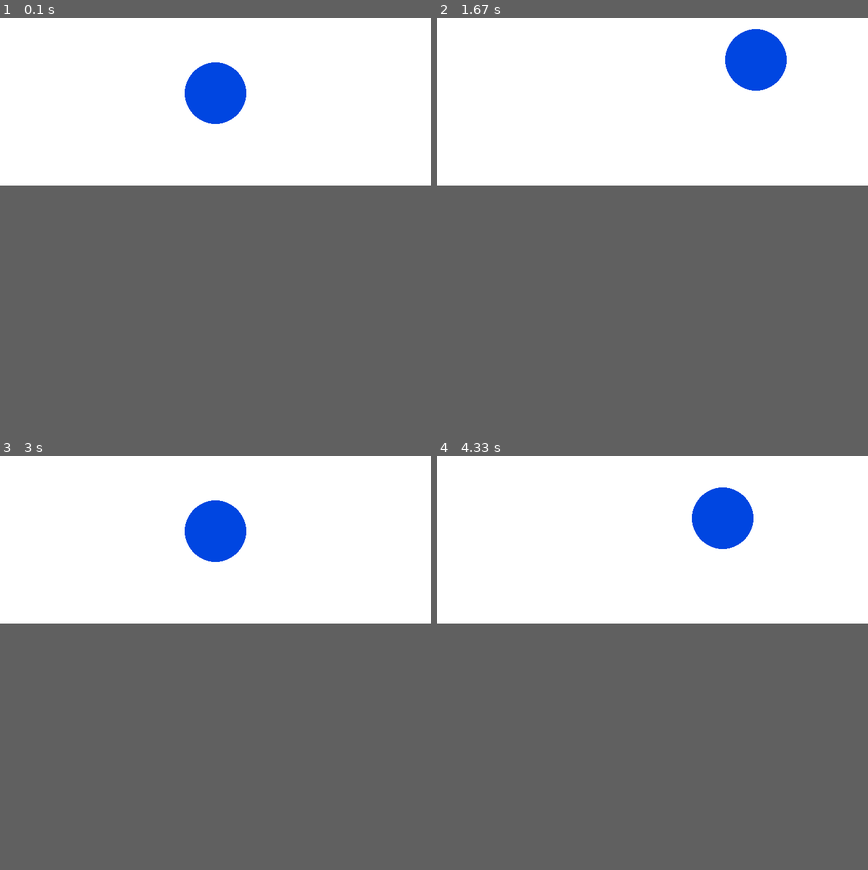
Above: before the commit, frames 1-4 (two rows, left to right).
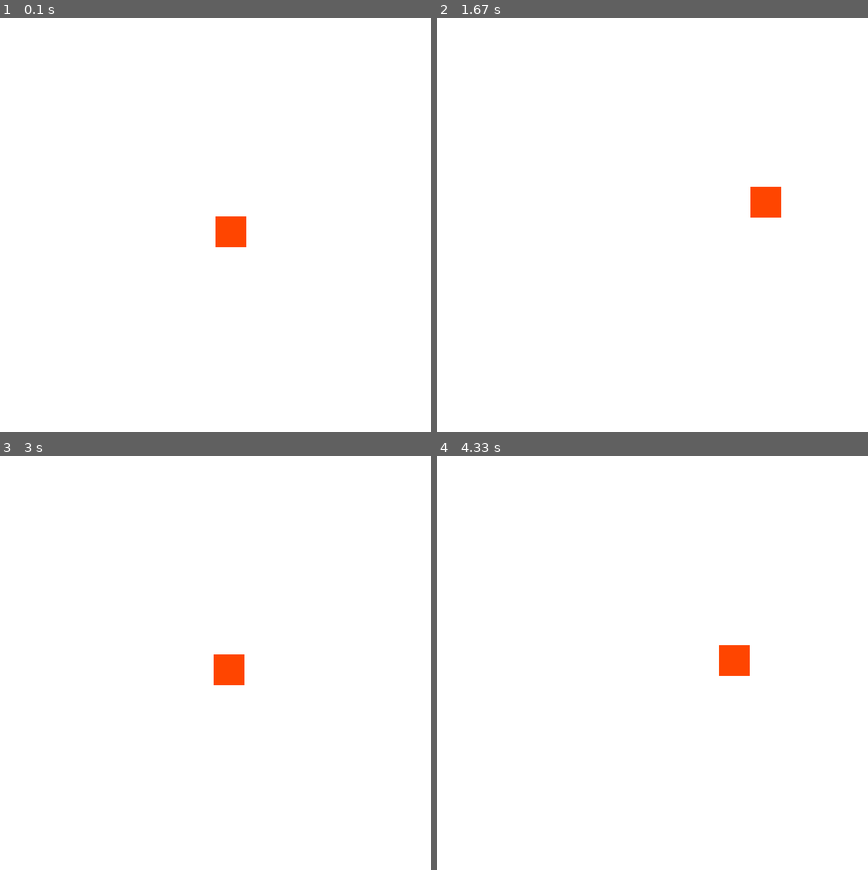
Above: after the commit, the same moments.

Repository: snooker84/test_2020
Game: pygame game, started from lab3/pygame_events.py
Same seed, same stepped clock (60 frames per second), same inputs: the game is played once before the commit and once after it.
Inputs:
- Up to frame 1 (0.1 s): no input
- Up to frame 2 (1.67 s): hold Right 0.33-0.8 s; hold Up 0.83-1.13 s; hold Right 1.17-1.63 s
- Up to frame 3 (3 s): hold Left 1.67-2.2 s; hold Down 2.23-2.53 s; hold Left 2.57-2.97 s
- Up to frame 4 (4.33 s): hold Up 3-3.37 s; hold Right 3.4-4.03 s; hold Down from 4.07 s (still down)
In our replay, the window is 700x300 before the commit and 700x700 after it. These sizes can differ from the game's own. Grey fills any space a smaller window leaves; there, only what the larger window draws over its background counts as a difference.

The runs differ from the first frame. In frame 1, 2.2% of the frame differs, in the area x 42-58%, y 10-56%; in frame 2, 2.2%; in frame 3, 2.2%; in frame 4, 2.2%.

Commit message:
pygame_events.py Фигура двигается по нажатию на кнопки-стрелки в соостветствующую сторону. А при отпускании плавно возвращается на место старта

Diff:
--- a/lab3/pygame_events.py
+++ b/lab3/pygame_events.py
@@ -3,23 +3,31 @@
 
 FPS = 60
 W = 700  # ширина экрана
-H = 300  # высота экрана
+H = 700  # высота экрана
 WHITE = (255, 255, 255)
 BLUE = (0, 70, 225)
+ORANGE_RED = (255, 69, 0)
 RIGHT = "to the right"
 LEFT = "to the left"
 UP = "to the up"
 DOWN = "to the down"
 STOP = "stop"
+STOP_L = "stop after left"
+STOP_R = "stop after right"
+STOP_U = "stop after up"
+STOP_D = "stop after down"
 
 sc = pygame.display.set_mode((W, H))
 clock = pygame.time.Clock()
 
-# координаты и радиус круга
+# координаты и радиус круга или прямоугольника
 x = W // 2
 y = H // 2
-r = 50
-
+r = 20
+x_start = x
+y_start = y
+rect_height = 50
+rect_width = 50
 motion = STOP
 
 while 1:
@@ -28,20 +36,29 @@
             sys.exit()
         elif i.type == pygame.KEYDOWN:
             if i.key == pygame.K_LEFT:
+                x_start = x
                 motion = LEFT
             elif i.key == pygame.K_RIGHT:
+                x_start = x
                 motion = RIGHT
-            elif i.key == pygame.K_UP:
+            if i.key == pygame.K_UP:
+                y_start = y
                 motion = UP
             elif i.key == pygame.K_DOWN:
+                y_start = y
                 motion = DOWN
         elif i.type == pygame.KEYUP:
-            if i.key in [pygame.K_LEFT,
-                         pygame.K_RIGHT, pygame.K_UP, pygame.K_DOWN]:
-                motion = STOP
+            if i.key in [pygame.K_LEFT]:
+                motion = STOP_L
+            if i.key in [pygame.K_RIGHT]:
+                motion = STOP_R
+            if i.key in [pygame.K_UP]:
+                motion = STOP_U
+            if i.key in [pygame.K_DOWN]:
+                motion = STOP_D
 
     sc.fill(WHITE)
-    pygame.draw.circle(sc, BLUE, (x, y), r)
+    pygame.draw.rect(sc, ORANGE_RED, (x, y, rect_width, rect_height))
     pygame.display.update()
 
     if motion == LEFT:
@@ -52,5 +69,13 @@
         y -= 3
     elif motion == DOWN:
         y += 3
+    elif motion == STOP_L and x != x_start:
+        x += 3
+    elif motion == STOP_R and x != x_start:
+        x -= 3
+    elif motion == STOP_U and y != y_start:
+        y += 3
+    elif motion == STOP_D and y != y_start:
+        y -= 3
 
     clock.tick(FPS)
